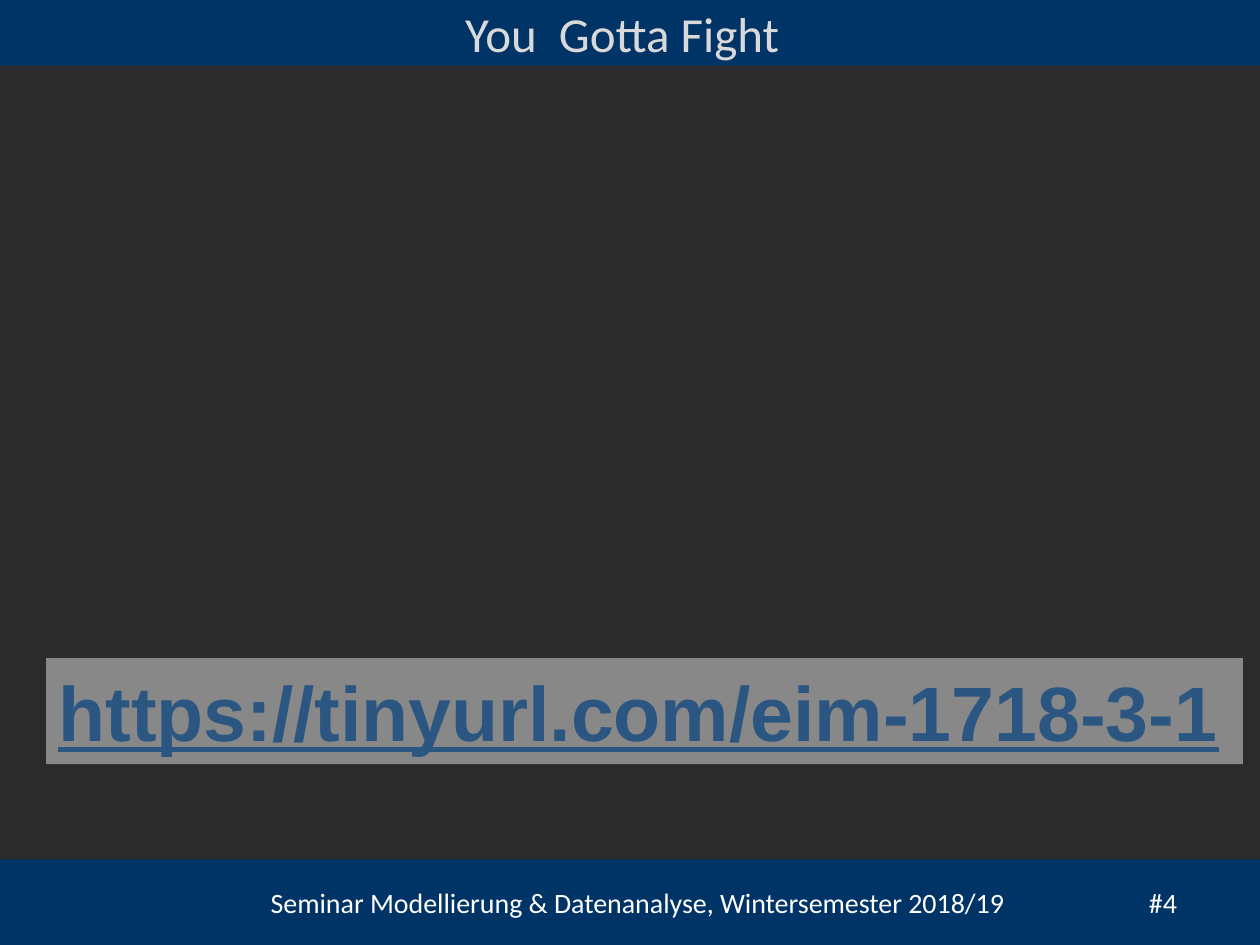
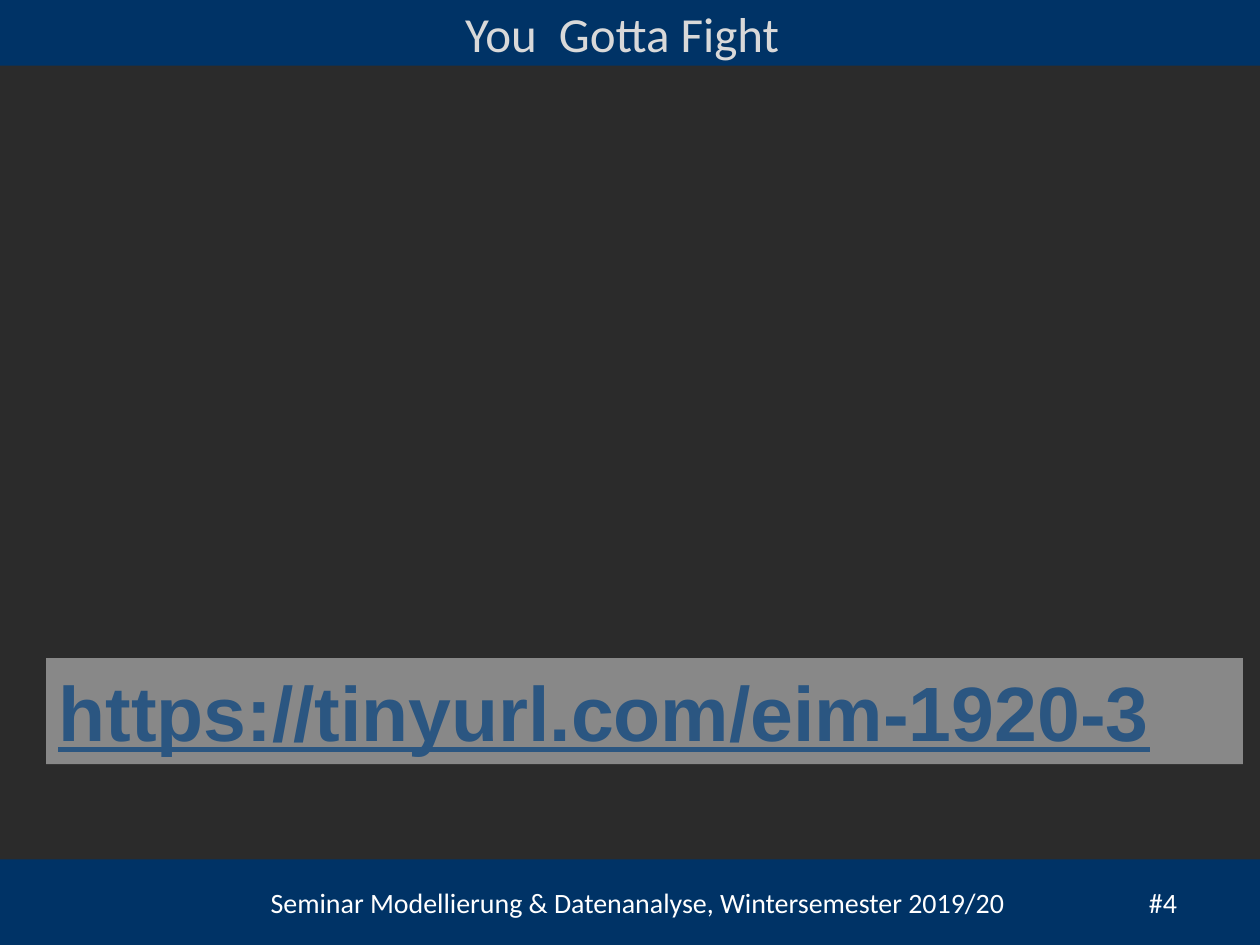
Before and after one commit to heistermann/Einf_Modellierung, a slide deck: slide 4 of Termin_3/folien/Termin_3_Populationsmodelle.pptx. Drawn at 1260x945 pixels with LibreOffice and Linux fonts; fonts in the diff are those of the drawing; background and template pictures are left out; a plain dark background stands for a picture behind light text. Boxes give left, top, right and bottom in pixels: in the first picture for what was removed or moved away, otherwise in the second. Text is boxed around its words. In the diff, an @@ line names an element or a change of style, - is before the commit and + after.

```diff
--- a/Termin_3/folien/Termin_3_Populationsmodelle.pptx
+++ b/Termin_3/folien/Termin_3_Populationsmodelle.pptx
@@ text in rectangle at (58,685,1148,756): text changed @@
-https://tinyurl.com/eim-1718-3-1
+https://tinyurl.com/eim-1920-3
@@ text at (271,893,1177,918): text changed @@
-Seminar Modellierung & Datenanalyse, Wintersemester 2018/19 #4
+Seminar Modellierung & Datenanalyse, Wintersemester 2019/20 #4
```
Also in this commit, not shown: 3 other slides changed, 2 other files.
